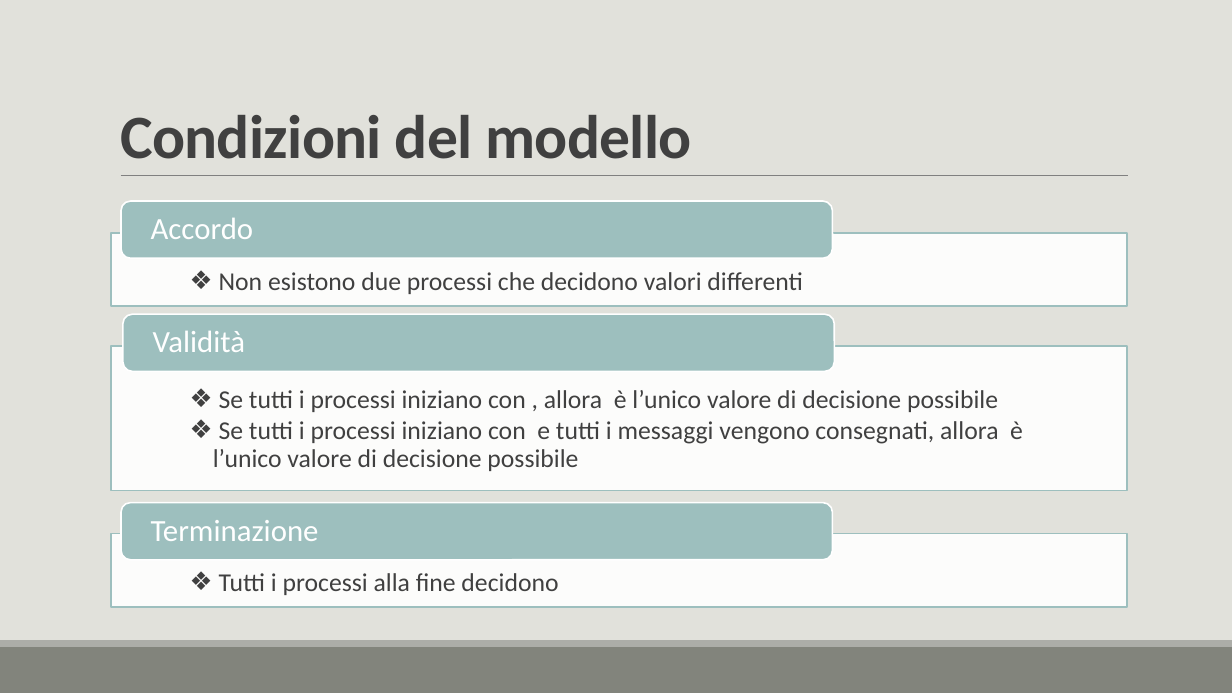
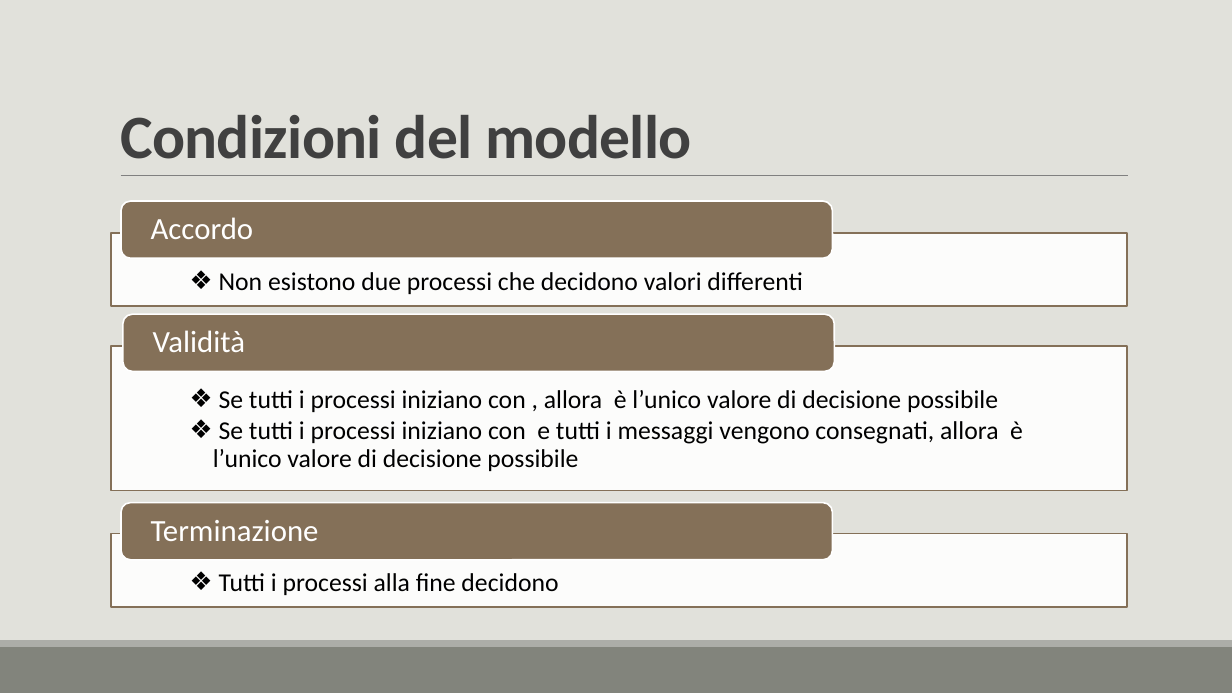
Before and after one commit to lory9894University/mcad, a slide deck: slide 11 of Prensentazione_V2.pptx. Drawn at 1232x693 pixels with LibreOffice and Linux fonts; fonts in the diff are those of the drawing. Boxes give left, top, right and bottom in pixels: in the first picture for what was removed or moved away, otherwise in the second. Text is boxed around its words. In the diff, an @@ line names an element or a change of style, - is before the commit and + after.

```diff
--- a/Prensentazione_V2.pptx
+++ b/Prensentazione_V2.pptx
@@ fill #9DBFBE to #857158 in 3 elements at bbox=[121, 201, 833, 259], bbox=[123, 314, 835, 372], bbox=[121, 503, 833, 560] @@
@@ text colour #404040 to #000000 in 3 elements at bbox=[219, 272, 803, 294], bbox=[213, 390, 1023, 471], bbox=[219, 573, 558, 595] @@
@@ outline #9DBFBE 1.25 pt to #857158 1.25 pt in 3 elements at bbox=[111, 347, 1128, 491], bbox=[111, 233, 1128, 306], bbox=[111, 534, 1128, 607] @@
```
Also in this commit, not shown: 12 other slides changed, 6 slides added, 4 slides removed, 1 other file.
